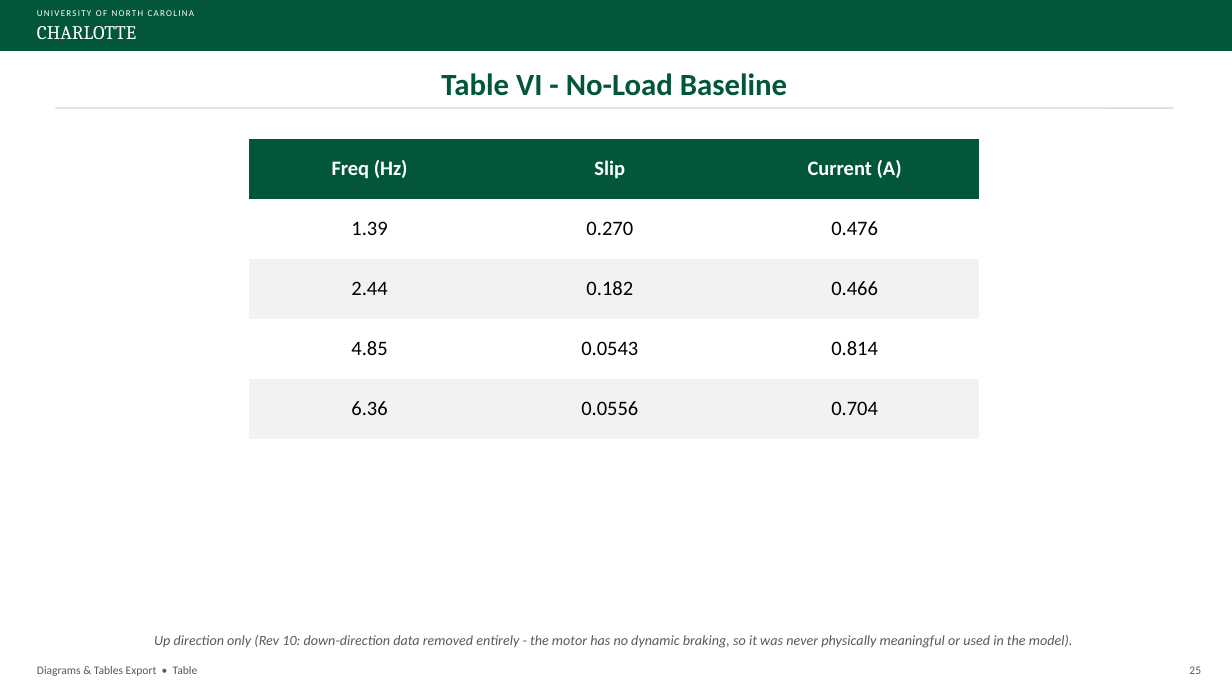
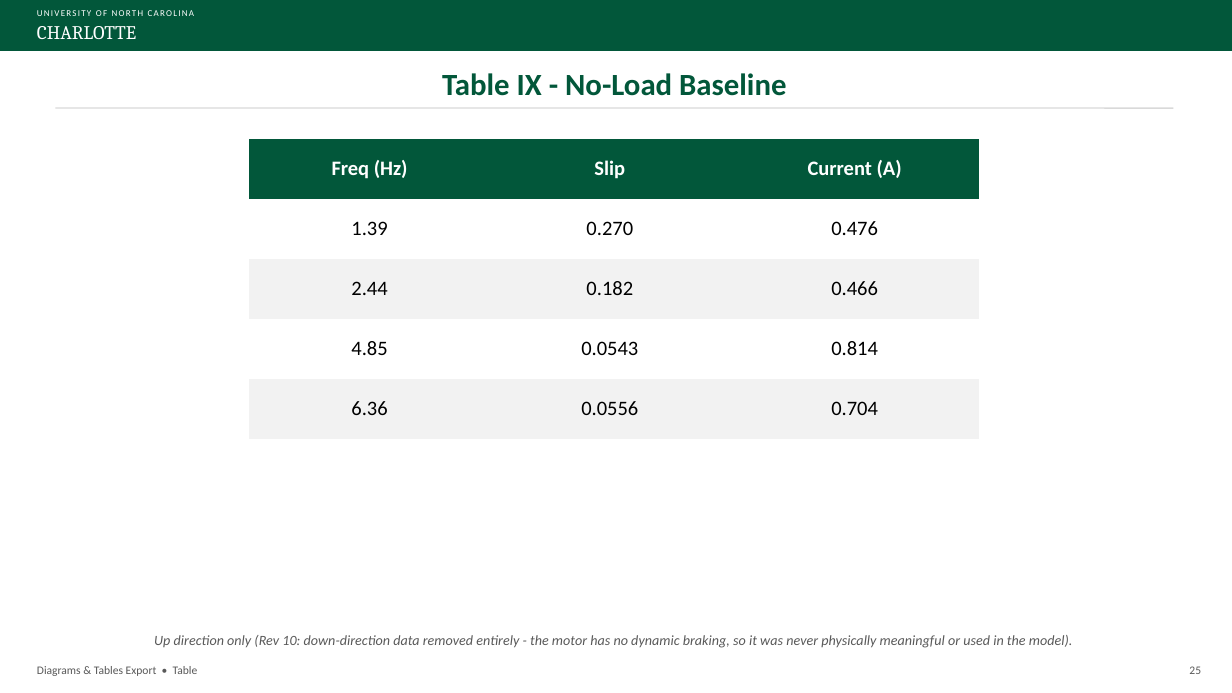
Before and after one commit to David-4529/Capstone, a slide deck: slide 25 of docs/paper/Sensorless_Load_Estimation_Diagrams_Tables_Export_Rev13.pptx. Drawn at 1232x693 pixels with LibreOffice and Linux fonts; fonts in the diff are those of the drawing. Boxes give left, top, right and bottom in pixels: in the first picture for what was removed or moved away, otherwise in the second. Text is boxed around its words. In the diff, an @@ line names an element or a change of style, - is before the commit and + after.

```diff
--- a/docs/paper/Sensorless_Load_Estimation_Diagrams_Tables_Export_Rev13.pptx
+++ b/docs/paper/Sensorless_Load_Estimation_Diagrams_Tables_Export_Rev13.pptx
@@ text at box(442, 73, 786, 96): text changed @@
-Table VI - No-Load Baseline
+Table IX - No-Load Baseline
```
Also in this commit, not shown: 4 other slides changed.
